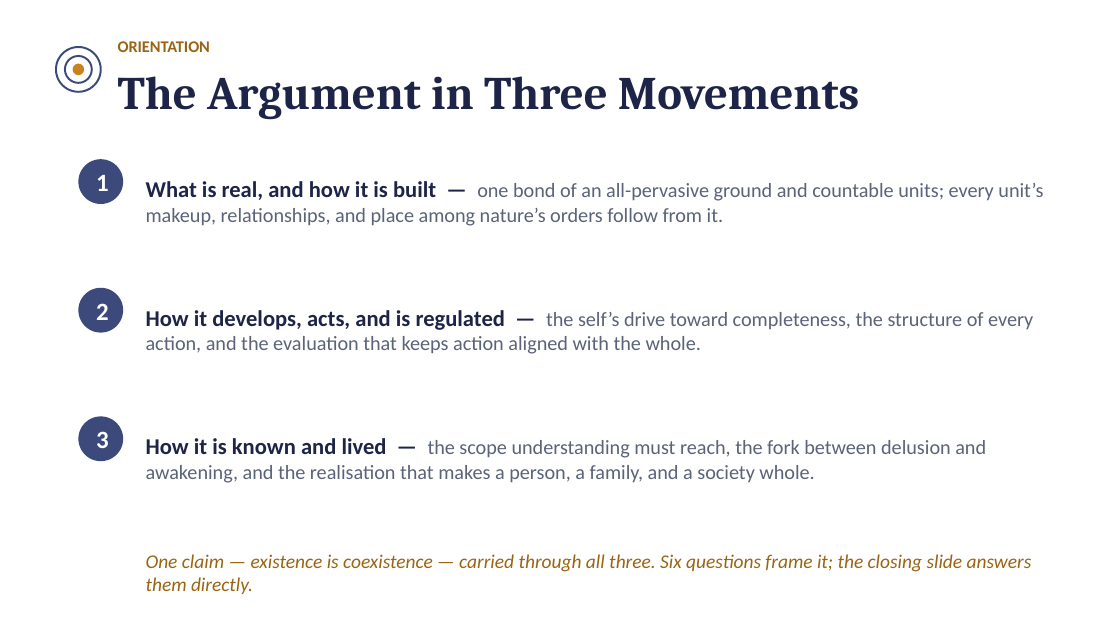
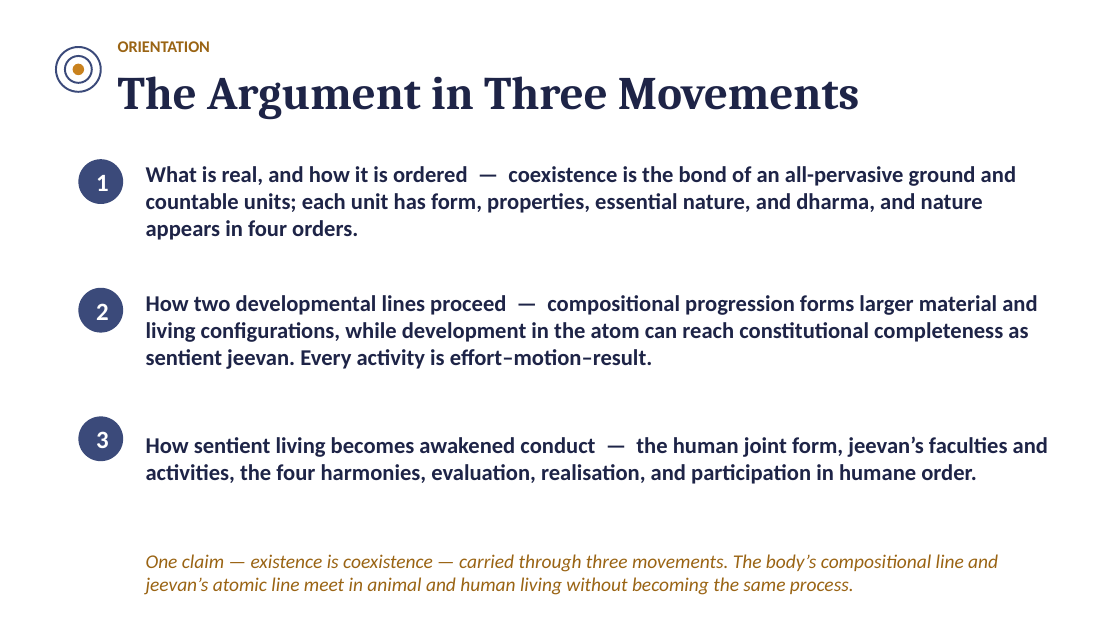
Before and after one commit to raghavamohan/AnalyticMadhyasthDarshan, a slide deck: slide 2 of Studies/The-Ontology-of-Coexistence/The-Ontology-of-Existence-Madhyasth-Darshan.pptx. Drawn at 1120x630 pixels with LibreOffice and Linux fonts; fonts in the diff are those of the drawing. Boxes give left, top, right and bottom in pixels: in the first picture for what was removed or moved away, otherwise in the second. Text is boxed around its words. In the diff, an @@ line names an element or a change of style, - is before the commit and + after.

Commit message:
Revise ontology study and companion materials

```diff
--- a/Studies/The-Ontology-of-Coexistence/The-Ontology-of-Existence-Madhyasth-Darshan.pptx
+++ b/Studies/The-Ontology-of-Coexistence/The-Ontology-of-Existence-Madhyasth-Darshan.pptx
@@ text at (146, 166, 1016, 240): text changed; size 13 to 14.5 pt; text colour #5A6377 to #1E2447; bold on @@
-What is real, and how it is built — one bond of an all-pervasive ground and countable units; every unit’s makeup, relationships, and place among nature’s orders follow from it.
+What is real, and how it is ordered — coexistence is the bond of an all-pervasive ground and countable units; each unit has form, properties, essential nature, and dharma, and nature appears in four orders.
@@ text at (146, 295, 1037, 369): text changed; size 13 to 14.5 pt; text colour #5A6377 to #1E2447; bold on @@
-How it develops, acts, and is regulated — the self’s drive toward completeness, the structure of every action, and the evaluation that keeps action aligned with the whole.
+How two developmental lines proceed — compositional progression forms larger material and living configurations, while development in the atom can reach constitutional completeness as sentient jeevan. Every activity is effort–motion–result.
@@ text at (146, 436, 1048, 484): text changed; size 13 to 14.5 pt; text colour #5A6377 to #1E2447; bold on @@
-How it is known and lived — the scope understanding must reach, the fork between delusion and awakening, and the realisation that makes a person, a family, and a society whole.
+How sentient living becomes awakened conduct — the human joint form, jeevan’s faculties and activities, the four harmonies, evaluation, realisation, and participation in humane order.
@@ text at (146, 554, 998, 595): text changed @@
-One claim — existence is coexistence — carried through all three. Six questions frame it; the closing slide answers them directly.
+One claim — existence is coexistence — carried through three movements. The body’s compositional line and jeevan’s atomic line meet in animal and human living without becoming the same process.
```
Also in this commit, not shown: 11 other slides changed, 2 slides added, 9 other files.
